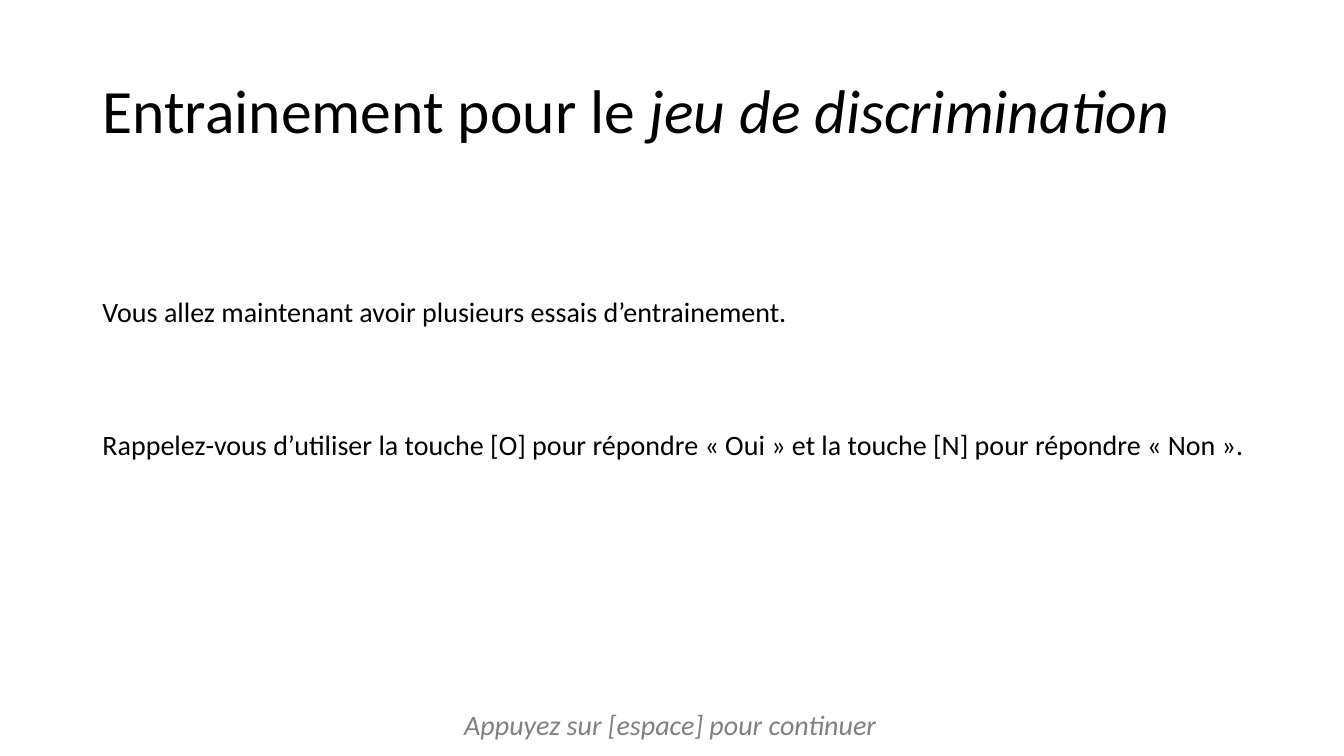
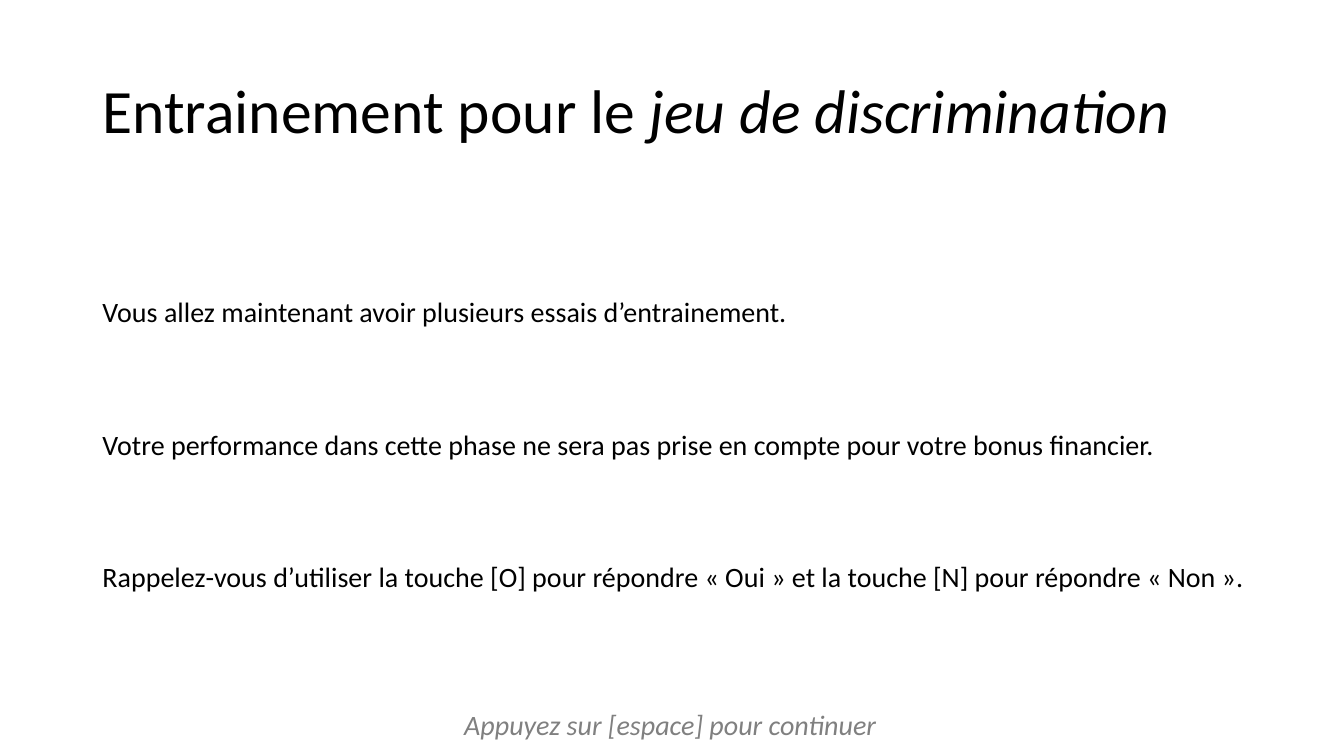
Before and after one commit to jusporrer/Emotion_regulation, a slide deck: slide 8 of instructions/instructionsDiapo.pptx. Drawn at 1344x756 pixels with LibreOffice and Linux fonts; fonts in the diff are those of the drawing. Boxes give left, top, right and bottom in pixels: in the first picture for what was removed or moved away, otherwise in the second. Text is boxed around its words. In the diff, an @@ line names an element or a change of style, - is before the commit and + after.

```diff
--- a/instructions/instructionsDiapo.pptx
+++ b/instructions/instructionsDiapo.pptx
@@ text at (102, 435, 1154, 460): paragraph added @@
+Votre performance dans cette phase ne sera pas prise en compte pour votre bonus financier.
```
Also in this commit, not shown: 7 other slides changed, 3 other files.
